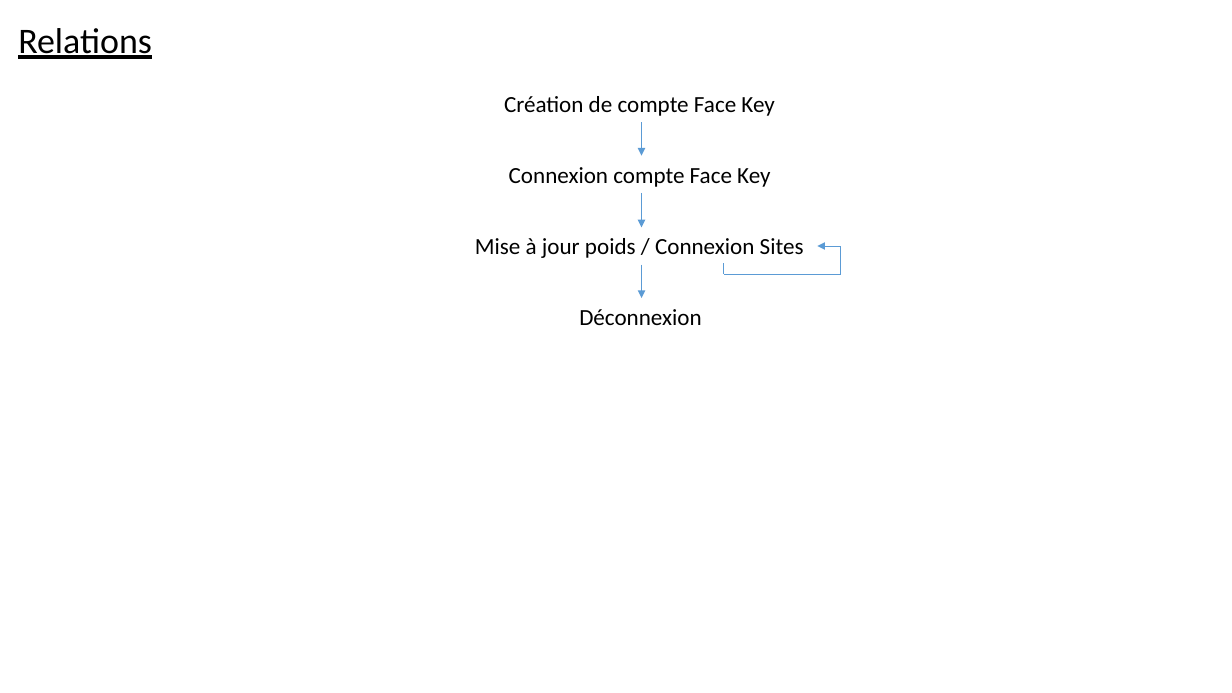
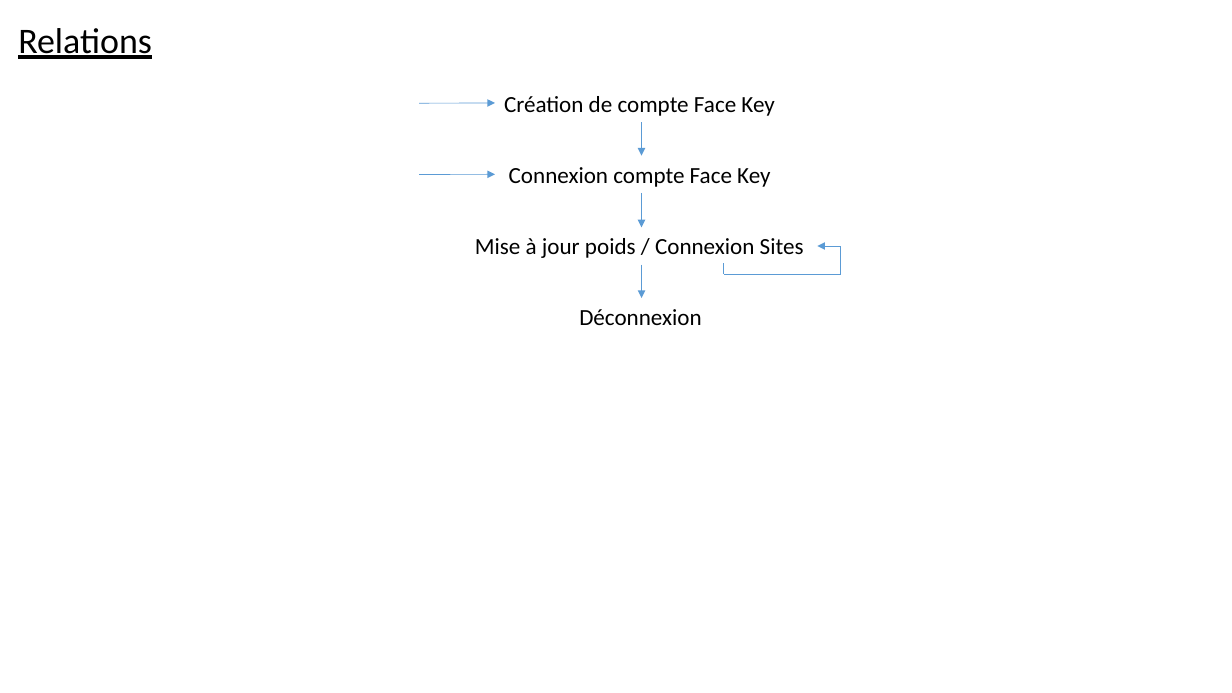
Before and after one commit to MattVil/Face_Key, a slide deck: slide 6 of reseau/schema/reseau.pptx. Drawn at 1232x693 pixels with LibreOffice and Linux fonts; fonts in the diff are those of the drawing. Boxes give left, top, right and bottom in pixels: in the first picture for what was removed or moved away, otherwise in the second. Text is boxed around its words. In the diff, an @@ line names an element or a change of style, - is before the commit and + after.

```diff
--- a/reseau/schema/reseau.pptx
+++ b/reseau/schema/reseau.pptx
@@ arrow added from (420, 104) to (495, 103), #5B9BD5 0.5 pt @@
@@ arrow added from (420, 175) to (495, 175), #5B9BD5 0.5 pt @@
```
Also in this commit, not shown: 3 other slides changed, 5 other files.
